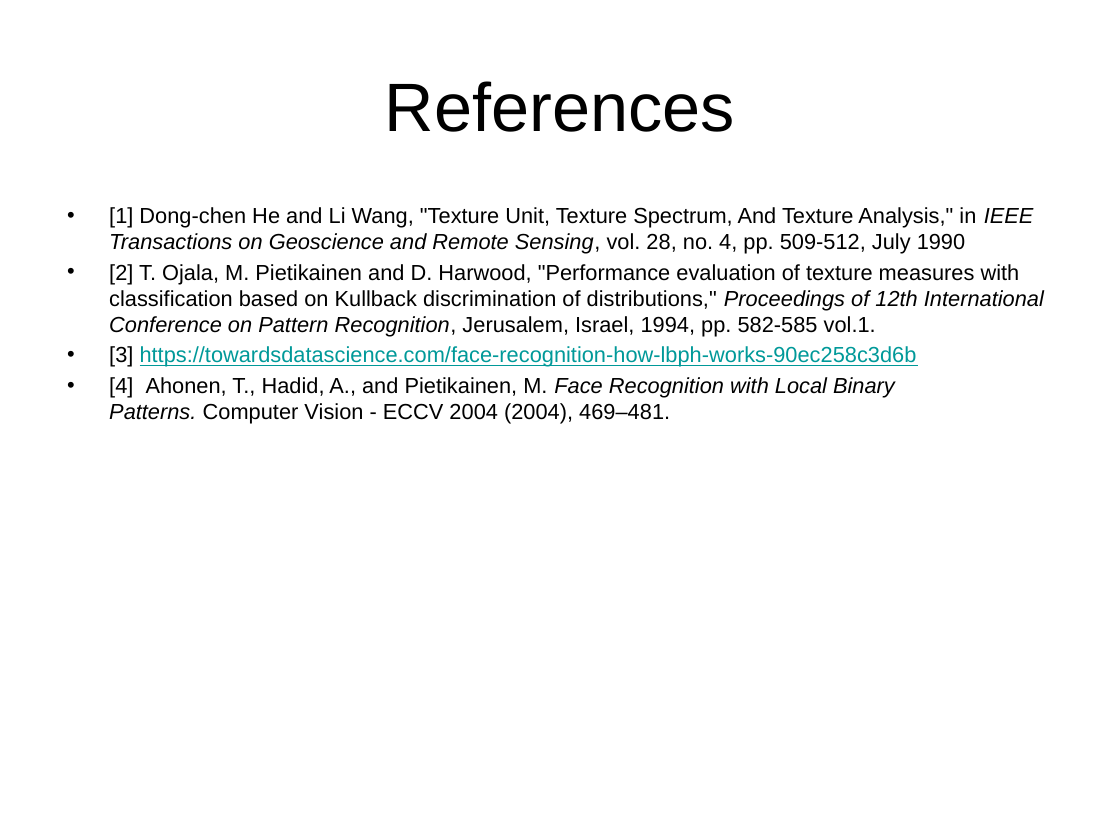
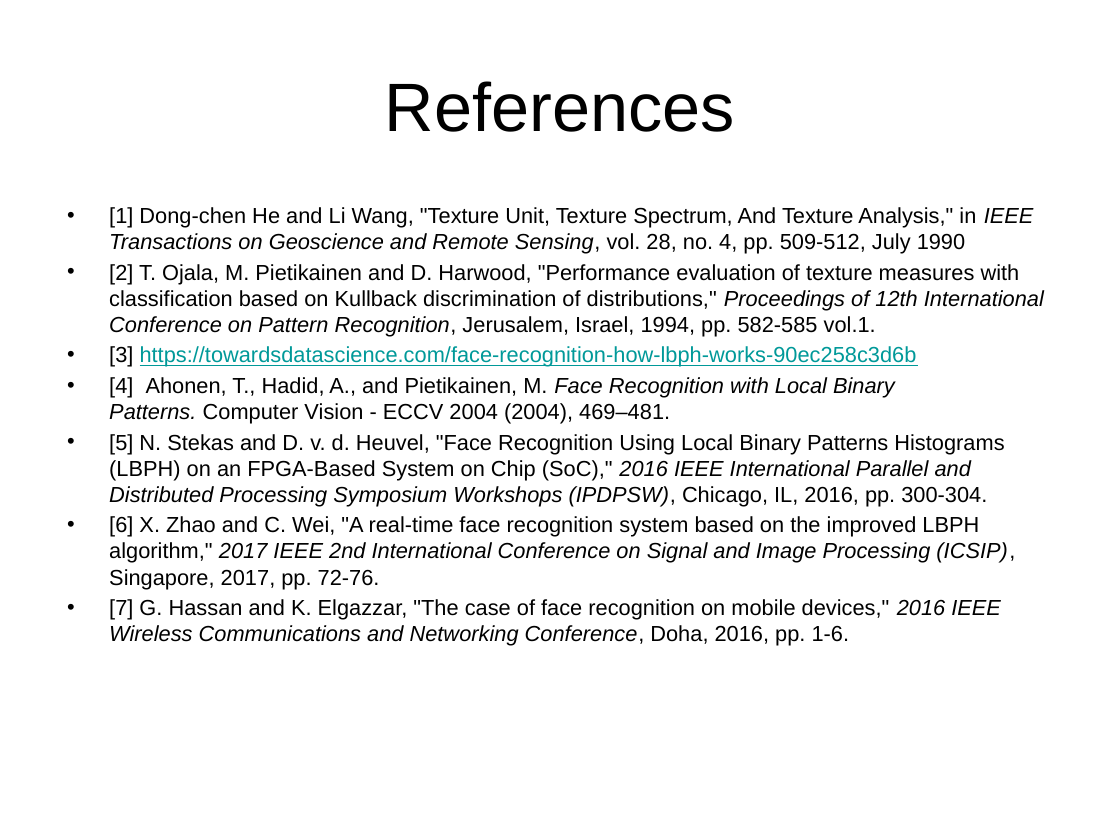
Before and after one commit to StefanSebastian/ImageProcessing, a slide deck: slide 12 of LBPFaceRecognition/Presentation.pptx (slide 11 before the commit). Drawn at 1120x840 pixels with LibreOffice and Linux fonts; fonts in the diff are those of the drawing; background and template pictures are left out. Boxes give left, top, right and bottom in pixels: in the first picture for what was removed or moved away, otherwise in the second. Text is boxed around its words. In the diff, an @@ line names an element or a change of style, - is before the commit and + after.

Commit message:
Presentation ++

```diff
--- a/LBPFaceRecognition/Presentation.pptx
+++ b/LBPFaceRecognition/Presentation.pptx
@@ text at [109, 434, 1015, 646]: paragraphs added @@
+• [5] N. Stekas and D. v. d. Heuvel, "Face Recognition Using Local Binary Patterns Histograms (LBPH) on an FPGA-Based System on Chip (SoC)," 2016 IEEE International Parallel and Distributed Processing Symposium Workshops (IPDPSW), Chicago, IL, 2016, pp. 300-304.
+• [6] X. Zhao and C. Wei, "A real-time face recognition system based on the improved LBPH algorithm," 2017 IEEE 2nd International Conference on Signal and Image Processing (ICSIP), Singapore, 2017, pp. 72-76.
+• [7] G. Hassan and K. Elgazzar, "The case of face recognition on mobile devices," 2016 IEEE Wireless Communications and Networking Conference, Doha, 2016, pp. 1-6.
```
Also in this commit, not shown: 1 other slide changed, 1 slide added, 6 other files.
